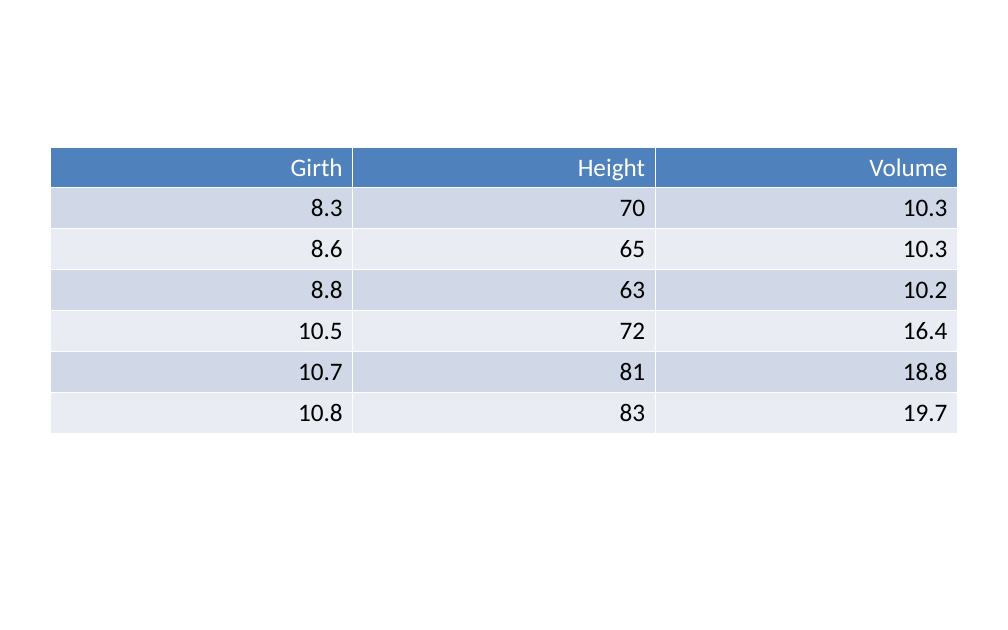
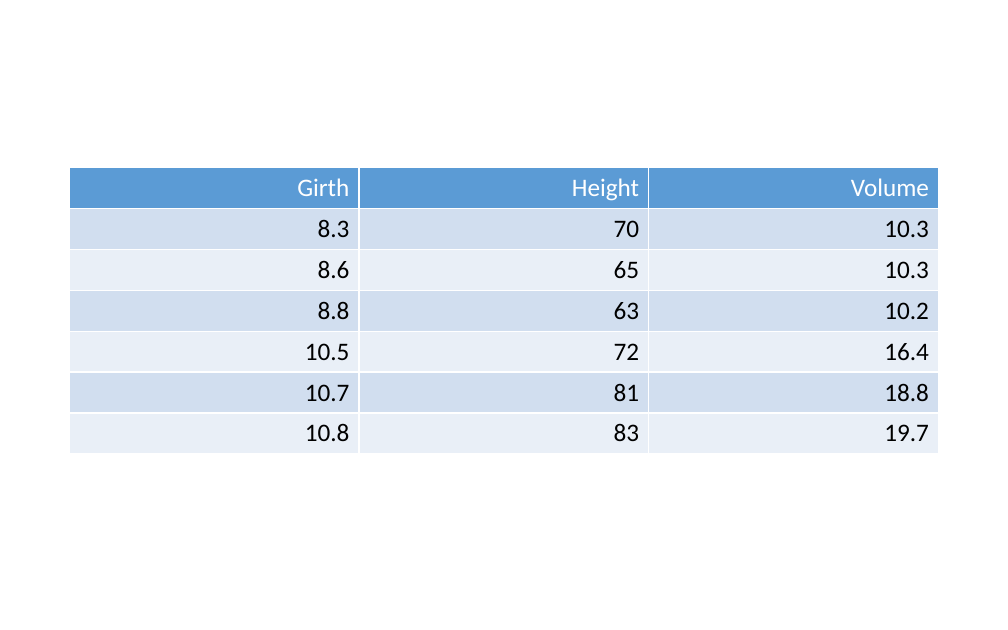
Before and after one commit to jinlin82/rmd-article-template, a slide deck: slide 8 of style/pptx-template-1.pptx. Drawn at 1008x630 pixels with LibreOffice and Linux fonts; fonts in the diff are those of the drawing. Boxes give left, top, right and bottom in pixels: in the first picture for what was removed or moved away, otherwise in the second. Text is boxed around its words. In the diff, an @@ line names an element or a change of style, - is before the commit and + after.

```diff
--- a/style/pptx-template-1.pptx
+++ b/style/pptx-template-1.pptx
@@ table at [70, 167, 940, 568] @@
@@ fill #4F81BD to #5B9BD5 in row 1 @@
@@ fill #D0D8E8 to #D2DEEF in 9 cells @@
@@ fill #E9EDF4 to #EAEFF7 in 9 cells @@
@@ table: place and size @@
-table at [50, 147, 958, 425]
+table at [70, 167, 940, 568]
```
Also in this commit, not shown: 13 other slides changed, 5 other files.
